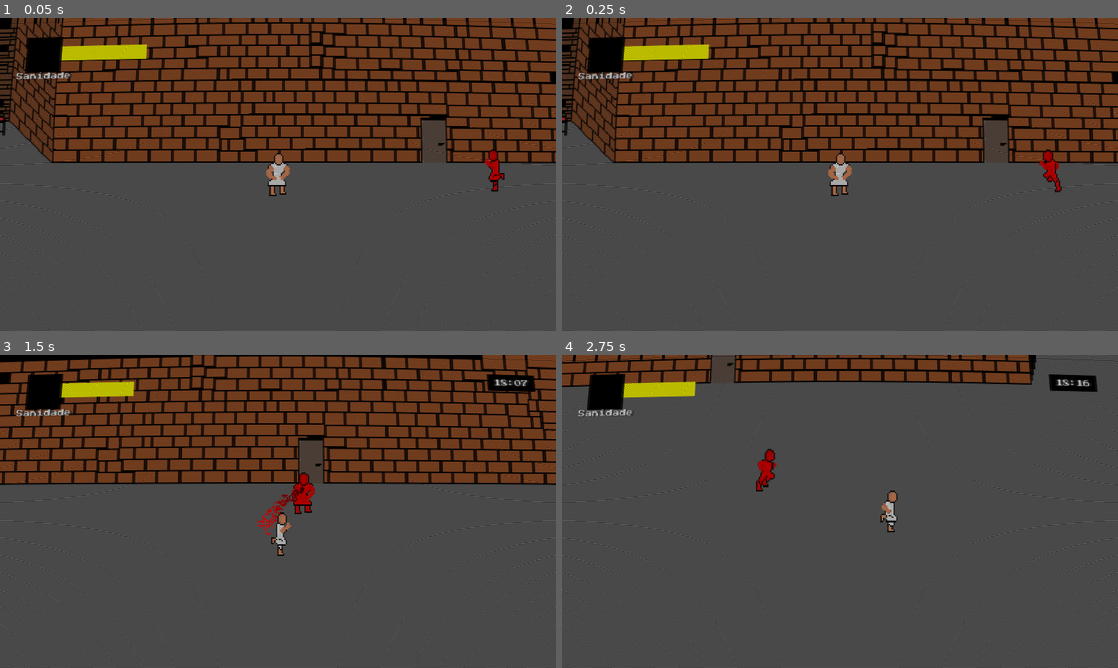
Above: before the commit, frames 1-4 (two rows, left to right).
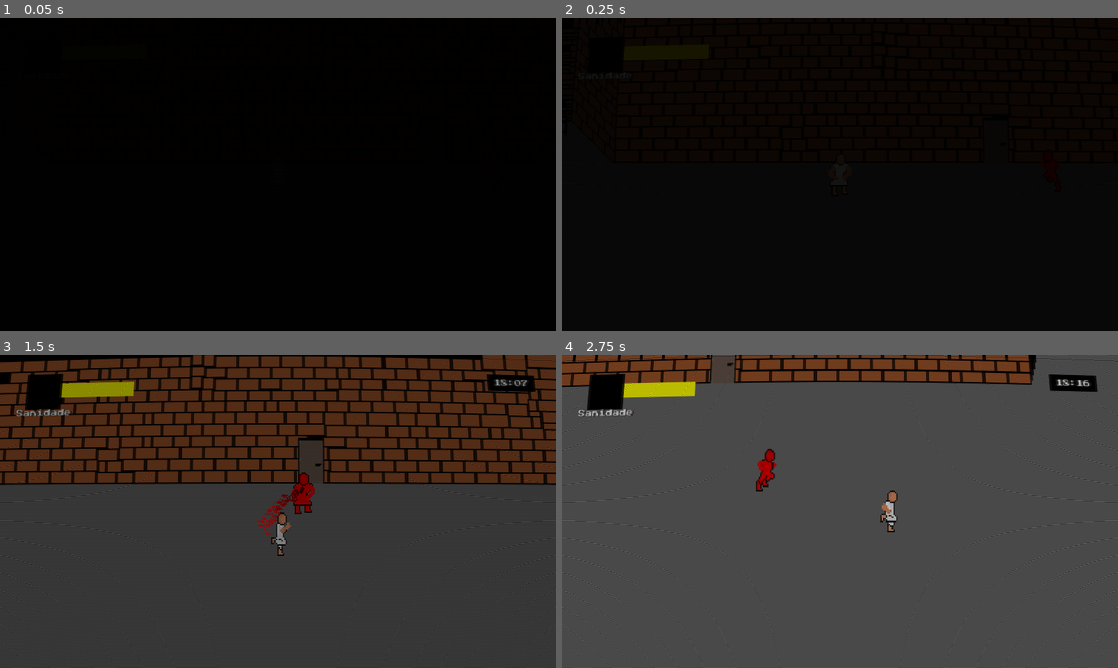
Above: after the commit, the same moments.

Repository: FarofaFaction/Criascript-Jam-Game
Game: Godot game, scene res://Game/Room/room.tscn
Two runs of this game, one before a commit and one after it. Both use one fixed random seed, a clock stepped at 60 frames per second and the inputs below. This scene is started directly instead of the project's main scene.
Inputs:
- Up to frame 1 (0.05 s): no input
- Up to frame 2 (0.25 s): no input
- Up to frame 3 (1.5 s): hold Right (ui_right) 0.53-1.28 s; hold Shift (Run) 0.53-1.28 s; hold Down (ui_down) from 1.28 s (still down); tap Shift (Run) at 1.35 s
- Up to frame 4 (2.75 s): release Down (ui_down) at 2.03 s; hold Right (ui_right) from 2.03 s (still down); hold Shift (Run) from 2.03 s (still down)

The runs differ from the first frame. In frame 1, 93% of the frame differs, in the area x 0-100%, y 0-100%; in frame 2, 92%; in frame 3, 15%; in frame 4, nothing differs.

Commit message:
add-transition-and-loading-system

Diff:
--- a/Game/Player/player.gd
+++ b/Game/Player/player.gd
@@ -12,6 +12,9 @@
 #Local Vars
 var _is_running := false
 const SPEED = 100.0
+
+func _ready() -> void:
+	Transition.transition("fade_out_black")
 
 func _move_speed_controler():
 	if Input.is_action_pressed("Run"):
--- a/Interface/Transition/Loading.tscn
+++ b/Interface/Transition/Loading.tscn
@@ -1,7 +1,8 @@
-[gd_scene load_steps=3 format=3 uid="uid://clkvm2833frs8"]
+[gd_scene load_steps=4 format=3 uid="uid://clkvm2833frs8"]
 
 [ext_resource type="Script" path="res://Interface/Transition/loading.gd" id="1_5xqog"]
 [ext_resource type="FontFile" uid="uid://b572bvrcrok26" path="res://Fontes/Press_Start_2P/PressStart2P-Regular.ttf" id="1_lrlks"]
+[ext_resource type="PackedScene" uid="uid://cbs8kdjubysdg" path="res://Shaders/crt_shader.tscn" id="3_xcns5"]
 
 [node name="Loading" type="CanvasLayer"]
 script = ExtResource("1_5xqog")
@@ -40,3 +41,5 @@
 theme_override_fonts/font = ExtResource("1_lrlks")
 theme_override_font_sizes/font_size = 64
 text = "Carregando"
+
+[node name="CRTShader" parent="." instance=ExtResource("3_xcns5")]
--- a/Interface/Transition/Transition.tscn
+++ b/Interface/Transition/Transition.tscn
@@ -1,72 +1,73 @@
-[gd_scene load_steps=5 format=3 uid="uid://c3ij7q3uf2yfq"]
+[gd_scene load_steps=6 format=3 uid="uid://c3ij7q3uf2yfq"]
 
-[sub_resource type="Animation" id="Animation_vp2ji"]
+[ext_resource type="Script" path="res://Interface/Transition/transition.gd" id="1_xjruj"]
+
+[sub_resource type="Animation" id="Animation_0cyl6"]
+resource_name = "fade_to_black"
+tracks/0/type = "value"
+tracks/0/imported = false
+tracks/0/enabled = true
+tracks/0/path = NodePath(".:color")
+tracks/0/interp = 1
+tracks/0/loop_wrap = true
+tracks/0/keys = {
+"times": PackedFloat32Array(0, 1),
+"transitions": PackedFloat32Array(1, 1),
+"update": 0,
+"values": [Color(0, 0, 0, 0), Color(0, 0, 0, 1)]
+}
+
+[sub_resource type="Animation" id="Animation_rha2t"]
 length = 0.001
 tracks/0/type = "value"
 tracks/0/imported = false
 tracks/0/enabled = true
-tracks/0/path = NodePath("ColorRect:color")
+tracks/0/path = NodePath(".:color")
 tracks/0/interp = 1
 tracks/0/loop_wrap = true
 tracks/0/keys = {
 "times": PackedFloat32Array(0),
 "transitions": PackedFloat32Array(1),
 "update": 0,
-"values": [Color(0, 0, 0, 1)]
+"values": [Color(0, 0, 0, 0)]
 }
 
-[sub_resource type="Animation" id="Animation_q7t25"]
-resource_name = "FadeOut"
-length = 0.5
+[sub_resource type="Animation" id="Animation_ky8g5"]
+resource_name = "fade_out_black"
 tracks/0/type = "value"
 tracks/0/imported = false
 tracks/0/enabled = true
-tracks/0/path = NodePath("ColorRect:color")
+tracks/0/path = NodePath(".:color")
 tracks/0/interp = 1
 tracks/0/loop_wrap = true
 tracks/0/keys = {
-"times": PackedFloat32Array(0, 0.5),
+"times": PackedFloat32Array(0, 1),
 "transitions": PackedFloat32Array(1, 1),
 "update": 0,
 "values": [Color(0, 0, 0, 1), Color(0, 0, 0, 0)]
 }
 
-[sub_resource type="Animation" id="Animation_lglii"]
-resource_name = "FadeIn"
-length = 0.5
-tracks/0/type = "value"
-tracks/0/imported = false
-tracks/0/enabled = true
-tracks/0/path = NodePath("ColorRect:color")
-tracks/0/interp = 1
-tracks/0/loop_wrap = true
-tracks/0/keys = {
-"times": PackedFloat32Array(0, 0.5),
-"transitions": PackedFloat32Array(1, 1),
-"update": 0,
-"values": [Color(0, 0, 0, 0), Color(0, 0, 0, 1)]
+[sub_resource type="AnimationLibrary" id="AnimationLibrary_5kyfc"]
+_data = {
+"RESET": SubResource("Animation_rha2t"),
+"fade_out_black": SubResource("Animation_ky8g5"),
+"fade_to_black": SubResource("Animation_0cyl6")
 }
 
-[sub_resource type="AnimationLibrary" id="AnimationLibrary_bsubl"]
-_data = {
-"FadeIn": SubResource("Animation_lglii"),
-"FadeOut": SubResource("Animation_q7t25"),
-"RESET": SubResource("Animation_vp2ji")
-}
+[node name="Transition" type="CanvasLayer"]
+script = ExtResource("1_xjruj")
 
-[node name="Transition" type="Node2D"]
-
-[node name="CanvasLayer" type="CanvasLayer" parent="."]
-
-[node name="ColorRect" type="ColorRect" parent="CanvasLayer"]
+[node name="ColorRect" type="ColorRect" parent="."]
 anchors_preset = 15
 anchor_right = 1.0
 anchor_bottom = 1.0
 grow_horizontal = 2
 grow_vertical = 2
-color = Color(0, 0, 0, 1)
+color = Color(0, 0, 0, 0)
 
-[node name="AnimationPlayer" type="AnimationPlayer" parent="CanvasLayer"]
+[node name="AnimationPlayer" type="AnimationPlayer" parent="."]
+root_node = NodePath("../ColorRect")
 libraries = {
-"": SubResource("AnimationLibrary_bsubl")
+"": SubResource("AnimationLibrary_5kyfc")
 }
+speed_scale = 0.5
--- a/Interface/Transition/loading.gd
+++ b/Interface/Transition/loading.gd
@@ -11,7 +11,7 @@
 func _process(delta):
 	if ResourceLoader.load_threaded_get_status(next_scene_path) == ResourceLoader.THREAD_LOAD_LOADED: # Checks to see if the file is finished loading
 		set_process(false) # Stops the process function; otherwise this block will be called multiple times and cause errors
-		await get_tree().create_timer(1).timeout # Added a delay for testing purposes. Can be removed in the final game.
+		#await get_tree().create_timer(1).timeout # Added a delay for testing purposes. Can be removed in the final game.
 		var new_scene: PackedScene = ResourceLoader.load_threaded_get(next_scene_path) # Gets the loaded scene, which is packed, so it'll have to be manually instantiated
 		var new_node = new_scene.instantiate() # Instantiates a copy of the loaded scene
 		var current_scene = get_tree().current_scene # Stores the currently active scene, so we can replace it later
--- /dev/null
+++ b/Interface/Transition/transition.gd
@@ -0,0 +1,27 @@
+extends CanvasLayer
+
+@onready var color_rect = $ColorRect
+@onready var animation_player = $AnimationPlayer
+
+signal on_transition_finished
+
+func _ready() -> void:
+	color_rect.visible = false
+	animation_player.animation_finished.connect(_on_animation_finished)
+	pass
+
+func _on_animation_finished(anim_name):
+	on_transition_finished.emit()
+	color_rect.visible = false
+	pass
+
+func transition(anim_name : String):
+	color_rect.visible = true
+	if (anim_name == "fade_to_black"):
+		animation_player.play("fade_to_black")
+	elif (anim_name == "fade_out_black"):
+		animation_player.play("fade_out_black")
+	else:
+		print("Transition Not Found")
+		on_transition_finished.emit()
+	pass
--- a/Objects/CanvasLayer.tscn
+++ b/Objects/CanvasLayer.tscn
@@ -1,19 +1,10 @@
-[gd_scene load_steps=7 format=3 uid="uid://dmkbsln86fgm7"]
+[gd_scene load_steps=6 format=3 uid="uid://dmkbsln86fgm7"]
 
-[ext_resource type="Shader" path="res://Shaders/CRT.gdshader" id="1_pj1yy"]
 [ext_resource type="Script" path="res://Interface/PlayerInterface/sanity.gd" id="2_6m3ts"]
 [ext_resource type="FontFile" uid="uid://b572bvrcrok26" path="res://Fontes/Press_Start_2P/PressStart2P-Regular.ttf" id="2_75npj"]
 [ext_resource type="Script" path="res://Interface/PlayerInterface/timer.gd" id="3_eetj6"]
 [ext_resource type="PackedScene" uid="uid://bcbwi06gudnxm" path="res://Interface/Pause/in_game_pause.tscn" id="4_ab67x"]
-
-[sub_resource type="ShaderMaterial" id="ShaderMaterial_ncrr3"]
-shader = ExtResource("1_pj1yy")
-shader_parameter/crt_curve = 0.02
-shader_parameter/crt_scan_line_color = 0.347
-shader_parameter/aperture_grille_rate = 0.6
-shader_parameter/aparture_grille_cut_rate = 0.885
-shader_parameter/rf_switch_esque_blur = 1.0
-shader_parameter/white_noise_rate = 0.0
+[ext_resource type="PackedScene" uid="uid://cbs8kdjubysdg" path="res://Shaders/crt_shader.tscn" id="5_7b262"]
 
 [node name="CanvasLayer" type="CanvasLayer"]
 
@@ -99,11 +90,4 @@
 
 [node name="InGamePause" parent="." instance=ExtResource("4_ab67x")]
 
-[node name="CRTShader" type="ColorRect" parent="."]
-top_level = true
-material = SubResource("ShaderMaterial_ncrr3")
-anchors_preset = 15
-anchor_right = 1.0
-anchor_bottom = 1.0
-grow_horizontal = 2
-grow_vertical = 2
+[node name="CRTShader" parent="." instance=ExtResource("5_7b262")]
--- a/Scripts/global.gd
+++ b/Scripts/global.gd
@@ -29,6 +29,8 @@
 		#get_tree().change_scene_to_file(Game)
 	else:
 		return
+	Transition.transition("fade_to_black")
+	await Transition.on_transition_finished
 	get_tree().change_scene_to_file(Loading)
 	pass
 
@@ -36,6 +38,7 @@
 func _process(_delta: float) -> void:
 	pass
 
+
 func _init_audio():
 	bus_index = AudioServer.get_bus_index(bus_name)
 	AudioServer.set_bus_volume_db(bus_index, linear_to_db(0.5))
--- /dev/null
+++ b/Shaders/crt_shader.tscn
@@ -0,0 +1,21 @@
+[gd_scene load_steps=3 format=3 uid="uid://cbs8kdjubysdg"]
+
+[ext_resource type="Shader" path="res://Shaders/CRT.gdshader" id="1_8es72"]
+
+[sub_resource type="ShaderMaterial" id="ShaderMaterial_ncrr3"]
+shader = ExtResource("1_8es72")
+shader_parameter/crt_curve = 0.02
+shader_parameter/crt_scan_line_color = 0.347
+shader_parameter/aperture_grille_rate = 0.6
+shader_parameter/aparture_grille_cut_rate = 0.885
+shader_parameter/rf_switch_esque_blur = 1.0
+shader_parameter/white_noise_rate = 0.0
+
+[node name="CRTShader" type="ColorRect"]
+top_level = true
+material = SubResource("ShaderMaterial_ncrr3")
+anchors_preset = 15
+anchor_right = 1.0
+anchor_bottom = 1.0
+grow_horizontal = 2
+grow_vertical = 2
--- a/project.godot
+++ b/project.godot
@@ -19,6 +19,7 @@
 [autoload]
 
 Global="*res://Scripts/global.gd"
+Transition="*res://Interface/Transition/Transition.tscn"
 
 [display]
 
